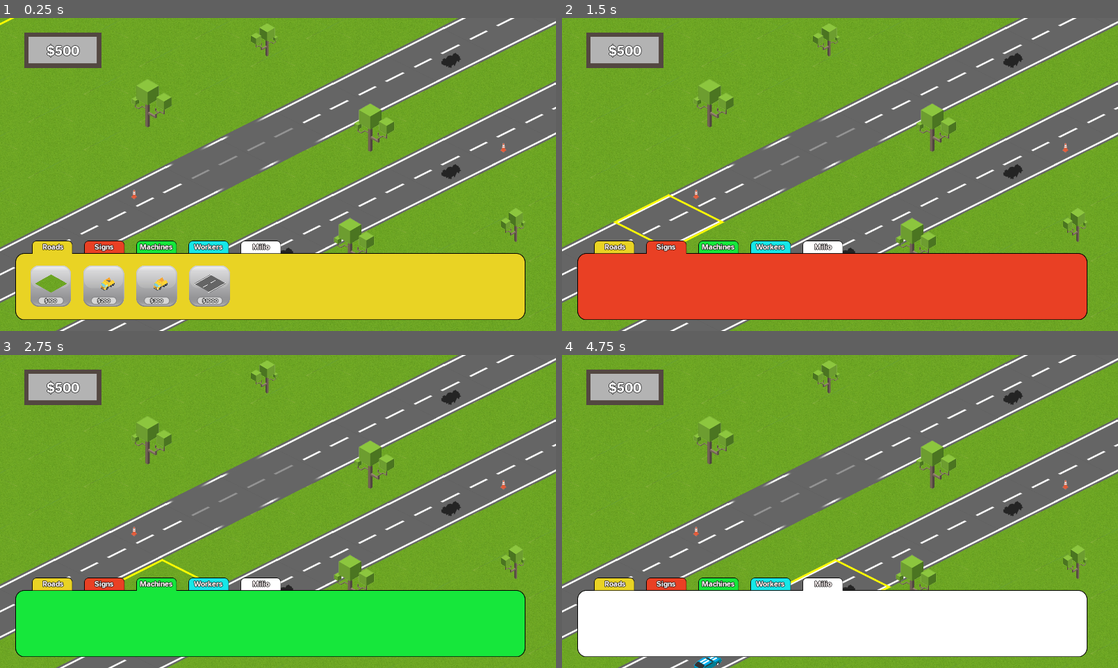
Above: before the commit, frames 1-4 (two rows, left to right).
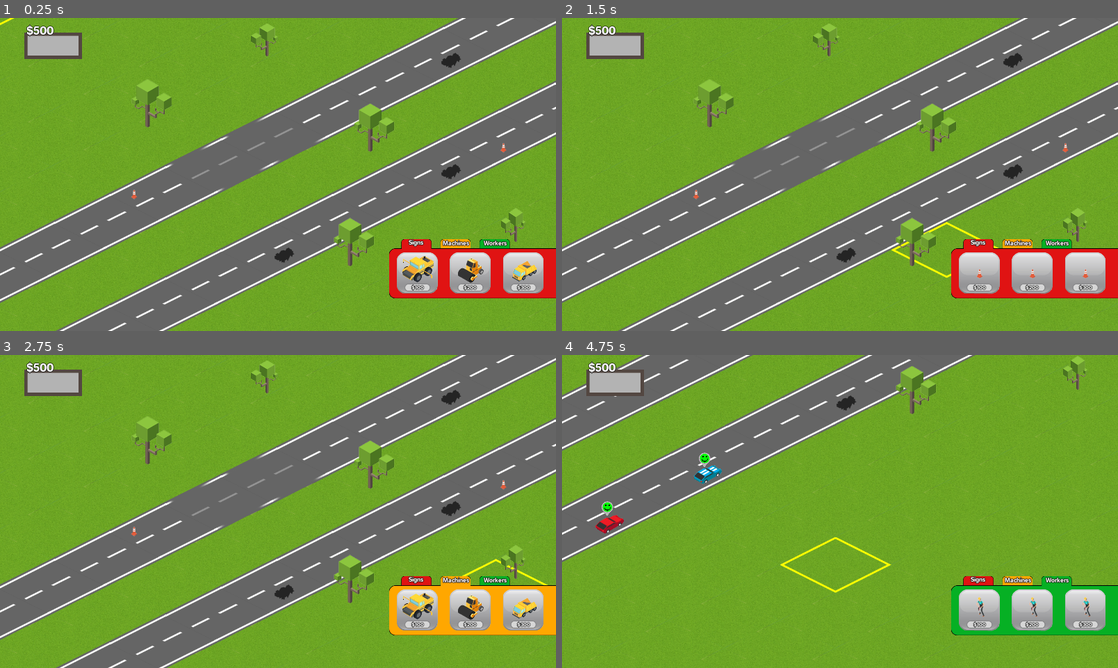
Above: after the commit, the same moments.

Repository: Machalord/Global-Game-Jam-2020
Game: Godot game, scene res://game.tscn
Same seed, same stepped clock (60 frames per second), same inputs: the game is played once before the commit and once after it. The project has no main scene, so this scene is started directly.
Inputs (mouse positions are in pixels of both pictures, inside the frame that each line leads up to):
- Up to frame 1 (0.25 s): no input
- Up to frame 2 (1.5 s): click "Roads" (after the commit: "Signs") at 0.5 s; click "Signs" at 1.25 s
- Up to frame 3 (2.75 s): click "Machines" at 2 s
- Up to frame 4 (4.75 s): click "Workers" at 2.75 s; click (979, 611) at 3.5 s, where only the run after the commit has a clickable "$100"; click (823, 583) at 4.25 s, where only the run before the commit has a clickable "Milio"

The runs differ from the first frame. In frame 1, 23% of the frame differs, in the area x 2-100%, y 2-97%; in frame 2, 24%; in frame 3, 24%; in frame 4, 64%, in the area x 0-100%, y 0-100%.

Commit message:
mas mashud

Diff:
--- a/Global.gd
+++ b/Global.gd
@@ -6,7 +6,7 @@
 # var b = "text"
 
 var money
-var herramienta = 3
+var herramienta = 0
 var actionTimer = -1
 
 # Called when the node enters the scene tree for the first time.
--- a/escenas/Hud.gd
+++ b/escenas/Hud.gd
@@ -10,7 +10,7 @@
 	pass # Replace with function body.
 
 func _process(delta):
-	$money/Label.text="$"+str(Global.money)
+	$money_label.text="$"+str(Global.money)
 #	if get_global_mouse_position().y>position.y+700 and !show:
 #		$AnimationPlayer.play("show")
 #		show=true
--- a/escenas/Hud.tscn
+++ b/escenas/Hud.tscn
@@ -13,14 +13,19 @@
 [ext_resource path="res://escenas/toolbutton.tscn" type="PackedScene" id=11]
 [ext_resource path="res://volcador2.png" type="Texture" id=12]
 [ext_resource path="res://volcador.png" type="Texture" id=13]
+[ext_resource path="res://obrero martillo2.png" type="Texture" id=14]
+[ext_resource path="res://aplanadora.png" type="Texture" id=15]
+[ext_resource path="res://laQuePinta.png" type="Texture" id=16]
+[ext_resource path="res://cono.png" type="Texture" id=17]
 
 [sub_resource type="DynamicFont" id=1]
-size = 30
+size = 24
 outline_size = 1
 outline_color = Color( 0, 0, 0, 1 )
 font_data = ExtResource( 2 )
 
 [sub_resource type="DynamicFont" id=2]
+size = 14
 outline_size = 1
 outline_color = Color( 0, 0, 0, 1 )
 font_data = ExtResource( 2 )
@@ -110,39 +115,41 @@
 anchor_top = 0.049
 anchor_right = 0.969
 anchor_bottom = 0.162
-margin_left = -998.68
-margin_top = 3.198
-margin_right = -998.32
-margin_bottom = 2.838
+margin_left = 39.7062
+margin_top = 41.2929
+margin_right = 216.706
+margin_bottom = 122.293
+rect_scale = Vector2( 0.75, 0.75 )
 texture = ExtResource( 1 )
 __meta__ = {
 "_edit_use_anchors_": false
 }
 
-[node name="Label" type="Label" parent="money"]
-anchor_left = 0.062
-anchor_top = 0.136
-anchor_right = 0.932
-anchor_bottom = 0.889
-margin_left = 0.0259991
-margin_top = -0.0160007
-margin_right = 2.036
-margin_bottom = -0.00900269
+[node name="money_label" type="Label" parent="."]
+anchor_right = 1.0
+anchor_bottom = 1.0
+margin_left = 39.7062
+margin_top = 41.2929
+margin_right = 173.706
+margin_bottom = 103.293
 custom_fonts/font = SubResource( 1 )
 custom_colors/font_color = Color( 1, 1, 1, 1 )
 text = "$100000"
 align = 1
 valign = 1
 __meta__ = {
-"_edit_use_anchors_": true
+"_edit_use_anchors_": false
 }
 
 [node name="panels" type="Control" parent="."]
 anchor_top = 0.719
 anchor_right = 1.0
 anchor_bottom = 1.0
-margin_top = 555.0
-margin_bottom = 555.0
+margin_left = 872.013
+margin_top = 551.005
+margin_right = 872.013
+margin_bottom = 551.005
+rect_scale = Vector2( 0.75, 0.75 )
 mouse_filter = 1
 __meta__ = {
 "_edit_use_anchors_": false
@@ -152,7 +159,7 @@
 position = Vector2( 0, -518 )
 
 [node name="panel2" type="TextureRect" parent="panels/panel2"]
-modulate = Color( 0.913725, 0.25098, 0.141176, 1 )
+modulate = Color( 1, 0.654902, 0, 1 )
 anchor_left = 0.039
 anchor_right = 0.955
 anchor_bottom = 0.901
@@ -169,7 +176,7 @@
 position = Vector2( 0, -518 )
 
 [node name="panel3" type="TextureRect" parent="panels/panel3"]
-modulate = Color( 0.0862745, 0.905882, 0.231373, 1 )
+modulate = Color( 0.0235294, 0.690196, 0.141176, 1 )
 anchor_left = 0.039
 anchor_right = 0.955
 anchor_bottom = 0.901
@@ -183,6 +190,7 @@
 }
 
 [node name="panel4" type="Node2D" parent="panels"]
+visible = false
 position = Vector2( 0, -518 )
 
 [node name="panel4" type="TextureRect" parent="panels/panel4"]
@@ -200,6 +208,7 @@
 }
 
 [node name="panel5" type="Node2D" parent="panels"]
+visible = false
 position = Vector2( 0, -518 )
 
 [node name="panel5" type="TextureRect" parent="panels/panel5"]
@@ -218,7 +227,7 @@
 [node name="panel1" type="Node2D" parent="panels"]
 
 [node name="panel1" type="TextureRect" parent="panels/panel1"]
-modulate = Color( 0.913725, 0.827451, 0.141176, 1 )
+modulate = Color( 0.878431, 0.0745098, 0.0745098, 1 )
 anchor_left = 0.039
 anchor_right = 0.955
 anchor_bottom = 0.901
@@ -231,14 +240,14 @@
 }
 
 [node name="panel_buttons" type="Node2D" parent="."]
-position = Vector2( 0, 36 )
+position = Vector2( 872.013, 32.0055 )
 z_index = 31
 
 [node name="Button" type="Button" parent="panel_buttons"]
-margin_left = 97.0
-margin_top = 524.0
-margin_right = 173.0
-margin_bottom = 544.0
+margin_left = 61.8499
+margin_top = 520.0
+margin_right = 137.85
+margin_bottom = 540.0
 focus_mode = 0
 enabled_focus_mode = 0
 flat = true
@@ -249,33 +258,8 @@
 [node name="Label" type="Label" parent="panel_buttons/Button"]
 anchor_right = 1.0
 anchor_bottom = 1.0
-margin_left = -0.08
-margin_right = -0.0800018
-custom_fonts/font = SubResource( 2 )
-custom_colors/font_color = Color( 0.952941, 0.921569, 0.921569, 1 )
-text = "Roads"
-align = 1
-__meta__ = {
-"_edit_use_anchors_": false
-}
-
-[node name="Button2" type="Button" parent="panel_buttons"]
-margin_left = 215.747
-margin_top = 524.0
-margin_right = 291.747
-margin_bottom = 544.0
-focus_mode = 0
-enabled_focus_mode = 0
-flat = true
-__meta__ = {
-"_edit_use_anchors_": false
-}
-
-[node name="Label2" type="Label" parent="panel_buttons/Button2"]
-anchor_right = 1.0
-anchor_bottom = 1.0
-margin_left = -0.08
-margin_right = -0.0800018
+margin_left = 0.487671
+margin_right = 0.487671
 custom_fonts/font = SubResource( 2 )
 custom_colors/font_color = Color( 0.952941, 0.921569, 0.921569, 1 )
 text = "Signs"
@@ -284,11 +268,11 @@
 "_edit_use_anchors_": false
 }
 
-[node name="Button3" type="Button" parent="panel_buttons"]
-margin_left = 336.35
-margin_top = 524.0
-margin_right = 412.35
-margin_bottom = 544.0
+[node name="Button2" type="Button" parent="panel_buttons"]
+margin_left = 151.947
+margin_top = 520.0
+margin_right = 227.947
+margin_bottom = 540.0
 focus_mode = 0
 enabled_focus_mode = 0
 flat = true
@@ -296,11 +280,13 @@
 "_edit_use_anchors_": false
 }
 
-[node name="Label3" type="Label" parent="panel_buttons/Button3"]
-anchor_right = 1.0
-anchor_bottom = 1.0
-margin_left = -0.08
-margin_right = -0.0800018
+[node name="Label2" type="Label" parent="panel_buttons/Button2"]
+anchor_right = 1.0
+anchor_bottom = 1.0
+margin_left = 1.0
+margin_top = 0.698364
+margin_right = 1.0
+margin_bottom = 0.698364
 custom_fonts/font = SubResource( 2 )
 custom_colors/font_color = Color( 0.952941, 0.921569, 0.921569, 1 )
 text = "Machines"
@@ -309,11 +295,11 @@
 "_edit_use_anchors_": false
 }
 
-[node name="Button4" type="Button" parent="panel_buttons"]
-margin_left = 455.383
-margin_top = 524.0
-margin_right = 531.383
-margin_bottom = 544.0
+[node name="Button3" type="Button" parent="panel_buttons"]
+margin_left = 243.35
+margin_top = 520.0
+margin_right = 319.35
+margin_bottom = 540.0
 focus_mode = 0
 enabled_focus_mode = 0
 flat = true
@@ -321,9 +307,11 @@
 "_edit_use_anchors_": false
 }
 
-[node name="Label4" type="Label" parent="panel_buttons/Button4"]
-anchor_right = 1.0
-anchor_bottom = 1.0
+[node name="Label3" type="Label" parent="panel_buttons/Button3"]
+anchor_right = 1.0
+anchor_bottom = 1.0
+margin_top = 0.950012
+margin_bottom = 0.950012
 custom_fonts/font = SubResource( 2 )
 custom_colors/font_color = Color( 0.952941, 0.921569, 0.921569, 1 )
 text = "Workers"
@@ -332,11 +320,12 @@
 "_edit_use_anchors_": false
 }
 
-[node name="Button5" type="Button" parent="panel_buttons"]
-margin_left = 577.13
-margin_top = 524.0
-margin_right = 653.13
-margin_bottom = 544.0
+[node name="Button4" type="Button" parent="panel_buttons"]
+visible = false
+margin_left = 332.833
+margin_top = 520.0
+margin_right = 408.833
+margin_bottom = 540.0
 focus_mode = 0
 enabled_focus_mode = 0
 flat = true
@@ -344,67 +333,187 @@
 "_edit_use_anchors_": false
 }
 
-[node name="Label5" type="Label" parent="panel_buttons/Button5"]
-anchor_right = 1.0
-anchor_bottom = 1.0
-margin_left = -0.08
-margin_right = -0.0800018
+[node name="Label4" type="Label" parent="panel_buttons/Button4"]
+anchor_right = 1.0
+anchor_bottom = 1.0
+margin_left = 0.814453
+margin_right = 0.814453
 custom_fonts/font = SubResource( 2 )
 custom_colors/font_color = Color( 0.952941, 0.921569, 0.921569, 1 )
-text = "Milio"
+text = "Workers"
 align = 1
 __meta__ = {
 "_edit_use_anchors_": false
 }
 
+[node name="Button5" type="Button" parent="panel_buttons"]
+visible = false
+margin_left = 425.229
+margin_top = 521.0
+margin_right = 501.229
+margin_bottom = 541.0
+focus_mode = 0
+enabled_focus_mode = 0
+flat = true
+__meta__ = {
+"_edit_use_anchors_": false
+}
+
+[node name="Label5" type="Label" parent="panel_buttons/Button5"]
+anchor_right = 1.0
+anchor_bottom = 1.0
+margin_bottom = -2.0
+custom_fonts/font = SubResource( 2 )
+custom_colors/font_color = Color( 0.952941, 0.921569, 0.921569, 1 )
+text = "Emilio"
+align = 1
+__meta__ = {
+"_edit_use_anchors_": false
+}
+
 [node name="buttons" type="Control" parent="."]
-margin_top = 36.0
-margin_right = 40.0
-margin_bottom = 76.0
-__meta__ = {
-"_edit_use_anchors_": false
-}
+margin_left = 872.013
+margin_top = 32.0055
+margin_right = 912.013
+margin_bottom = 72.0055
+__meta__ = {
+"_edit_use_anchors_": false
+}
+
+[node name="buttons4" type="Node2D" parent="buttons"]
+visible = false
+
+[node name="buttons5" type="Node2D" parent="buttons"]
+visible = false
+
+[node name="buttons3" type="Node2D" parent="buttons"]
+visible = false
+
+[node name="button8" parent="buttons/buttons3" instance=ExtResource( 11 )]
+margin_left = 42.0
+margin_top = 550.0
+margin_right = 164.0
+margin_bottom = 645.0
+price = 100
+texture = ExtResource( 14 )
+
+[node name="icon" parent="buttons/buttons3/button8" index="0"]
+scale = Vector2( 1, 1 )
+texture = ExtResource( 14 )
+
+[node name="button7" parent="buttons/buttons3" instance=ExtResource( 11 )]
+margin_left = 164.0
+margin_top = 550.0
+margin_right = 286.0
+margin_bottom = 645.0
+price = 200
+texture = ExtResource( 14 )
+
+[node name="icon" parent="buttons/buttons3/button7" index="0"]
+scale = Vector2( 1, 1 )
+texture = ExtResource( 14 )
+
+[node name="button6" parent="buttons/buttons3" instance=ExtResource( 11 )]
+margin_left = 286.0
+margin_top = 550.0
+margin_right = 408.0
+margin_bottom = 645.0
+price = 300
+texture = ExtResource( 14 )
+
+[node name="icon" parent="buttons/buttons3/button6" index="0"]
+scale = Vector2( 1, 1 )
+texture = ExtResource( 14 )
 
 [node name="buttons2" type="Node2D" parent="buttons"]
 position = Vector2( 246.927, 246.927 )
 
-[node name="buttons3" type="Node2D" parent="buttons"]
-
-[node name="buttons4" type="Node2D" parent="buttons"]
-
-[node name="buttons5" type="Node2D" parent="buttons"]
+[node name="button11" parent="buttons/buttons2" instance=ExtResource( 11 )]
+margin_left = -204.927
+margin_top = 303.073
+margin_right = -82.927
+margin_bottom = 398.073
+price = 100
+tool_id = 3
+texture = ExtResource( 16 )
+
+[node name="icon" parent="buttons/buttons2/button11" index="0"]
+scale = Vector2( 0.5, 0.5 )
+texture = ExtResource( 16 )
+
+[node name="button10" parent="buttons/buttons2" instance=ExtResource( 11 )]
+margin_left = -82.927
+margin_top = 303.073
+margin_right = 39.073
+margin_bottom = 398.073
+price = 200
+tool_id = 2
+texture = ExtResource( 15 )
+
+[node name="icon" parent="buttons/buttons2/button10" index="0"]
+scale = Vector2( 0.75, 0.75 )
+texture = ExtResource( 15 )
+
+[node name="button9" parent="buttons/buttons2" instance=ExtResource( 11 )]
+margin_left = 39.073
+margin_top = 303.073
+margin_right = 161.073
+margin_bottom = 398.073
+price = 300
+tool_id = 5
+texture = ExtResource( 12 )
+
+[node name="icon" parent="buttons/buttons2/button9" index="0"]
+position = Vector2( 49.8884, 41.5037 )
+scale = Vector2( 0.5, 0.5 )
+texture = ExtResource( 12 )
 
 [node name="buttons1" type="Node2D" parent="buttons"]
+visible = false
 
 [node name="button" parent="buttons/buttons1" instance=ExtResource( 11 )]
-margin_left = 70.0
-margin_top = 576.0
-margin_right = 192.0
-margin_bottom = 671.0
+margin_left = 42.0
+margin_top = 550.0
+margin_right = 164.0
+margin_bottom = 645.0
 price = 100
+tool_id = 4
 texture = ExtResource( 10 )
 
+[node name="icon" parent="buttons/buttons1/button" index="0"]
+scale = Vector2( 1, 1 )
+texture = ExtResource( 17 )
+
 [node name="button2" parent="buttons/buttons1" instance=ExtResource( 11 )]
-margin_left = 192.0
-margin_top = 576.0
-margin_right = 314.0
-margin_bottom = 671.0
+margin_left = 164.0
+margin_top = 550.0
+margin_right = 286.0
+margin_bottom = 645.0
 price = 200
 texture = ExtResource( 12 )
 
+[node name="icon" parent="buttons/buttons1/button2" index="0"]
+scale = Vector2( 1, 1 )
+texture = ExtResource( 17 )
+
 [node name="button3" parent="buttons/buttons1" instance=ExtResource( 11 )]
-margin_left = 314.0
-margin_top = 576.0
-margin_right = 436.0
-margin_bottom = 671.0
+margin_left = 286.0
+margin_top = 550.0
+margin_right = 408.0
+margin_bottom = 645.0
 price = 300
 texture = ExtResource( 13 )
 
+[node name="icon" parent="buttons/buttons1/button3" index="0"]
+scale = Vector2( 1, 1 )
+texture = ExtResource( 17 )
+
 [node name="button4" parent="buttons/buttons1" instance=ExtResource( 11 )]
-margin_left = 436.0
-margin_top = 576.0
-margin_right = 558.0
-margin_bottom = 671.0
+visible = false
+margin_left = 408.0
+margin_top = 550.0
+margin_right = 530.0
+margin_bottom = 645.0
 price = 1000
 texture = ExtResource( 9 )
 
@@ -417,3 +526,21 @@
 [connection signal="pressed" from="panel_buttons/Button3" to="." method="_on_Button_pressed" binds= [ 3 ]]
 [connection signal="pressed" from="panel_buttons/Button4" to="." method="_on_Button_pressed" binds= [ 4 ]]
 [connection signal="pressed" from="panel_buttons/Button5" to="." method="_on_Button_pressed" binds= [ 5 ]]
+
+[editable path="buttons/buttons3/button8"]
+
+[editable path="buttons/buttons3/button7"]
+
+[editable path="buttons/buttons3/button6"]
+
+[editable path="buttons/buttons2/button11"]
+
+[editable path="buttons/buttons2/button10"]
+
+[editable path="buttons/buttons2/button9"]
+
+[editable path="buttons/buttons1/button"]
+
+[editable path="buttons/buttons1/button2"]
+
+[editable path="buttons/buttons1/button3"]
--- a/escenas/toolbutton.gd
+++ b/escenas/toolbutton.gd
@@ -11,10 +11,14 @@
 # Called when the node enters the scene tree for the first time.
 func _ready():
 	$label_price.text="$"+str(price)
-	$icon.texture=texture
 	pass # Replace with function body.
 
 
 # Called every frame. 'delta' is the elapsed time since the previous frame.
 #func _process(delta):
 #	pass
+
+
+func _on_button_pressed():
+	Global.herramienta=tool_id
+	pass # Replace with function body.
--- a/escenas/toolbutton.tscn
+++ b/escenas/toolbutton.tscn
@@ -44,3 +44,4 @@
 __meta__ = {
 "_edit_use_anchors_": false
 }
+[connection signal="pressed" from="." to="." method="_on_button_pressed"]
Not shown: 1 places in escenas/Hud.tscn that only renumber resources
